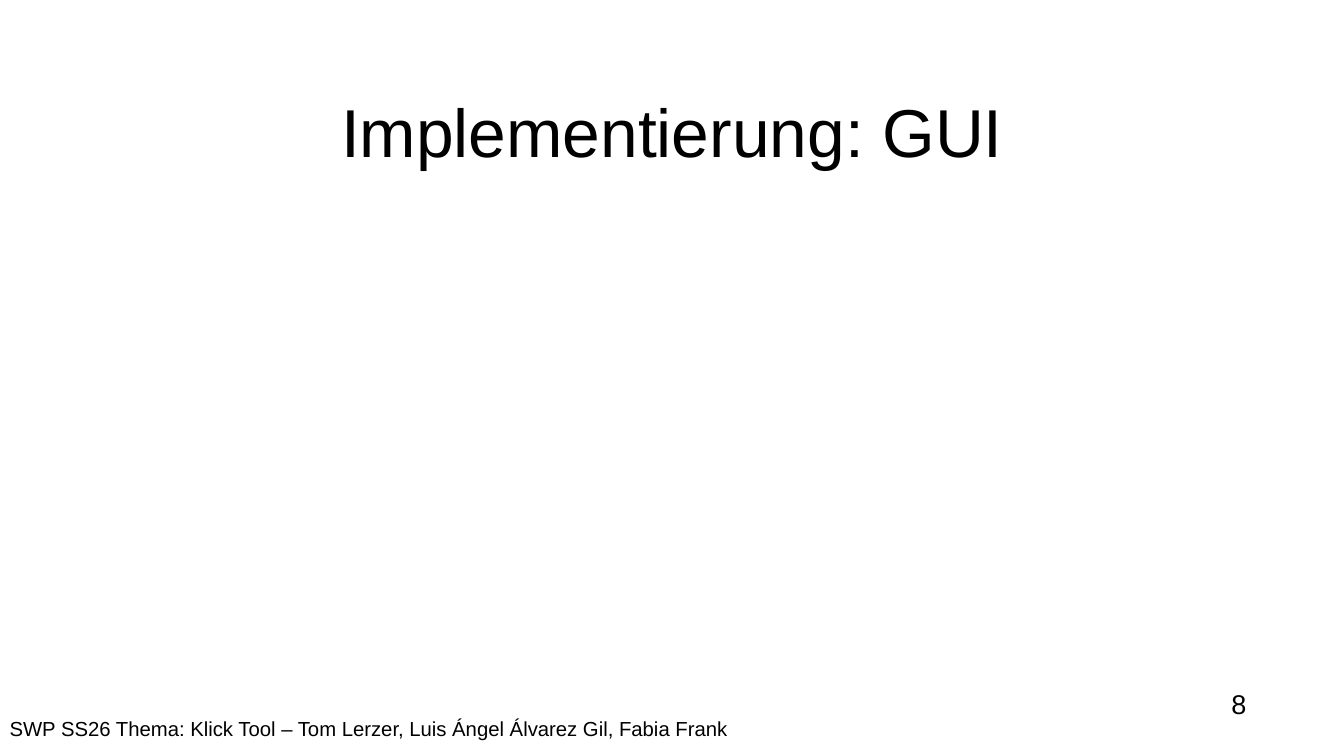
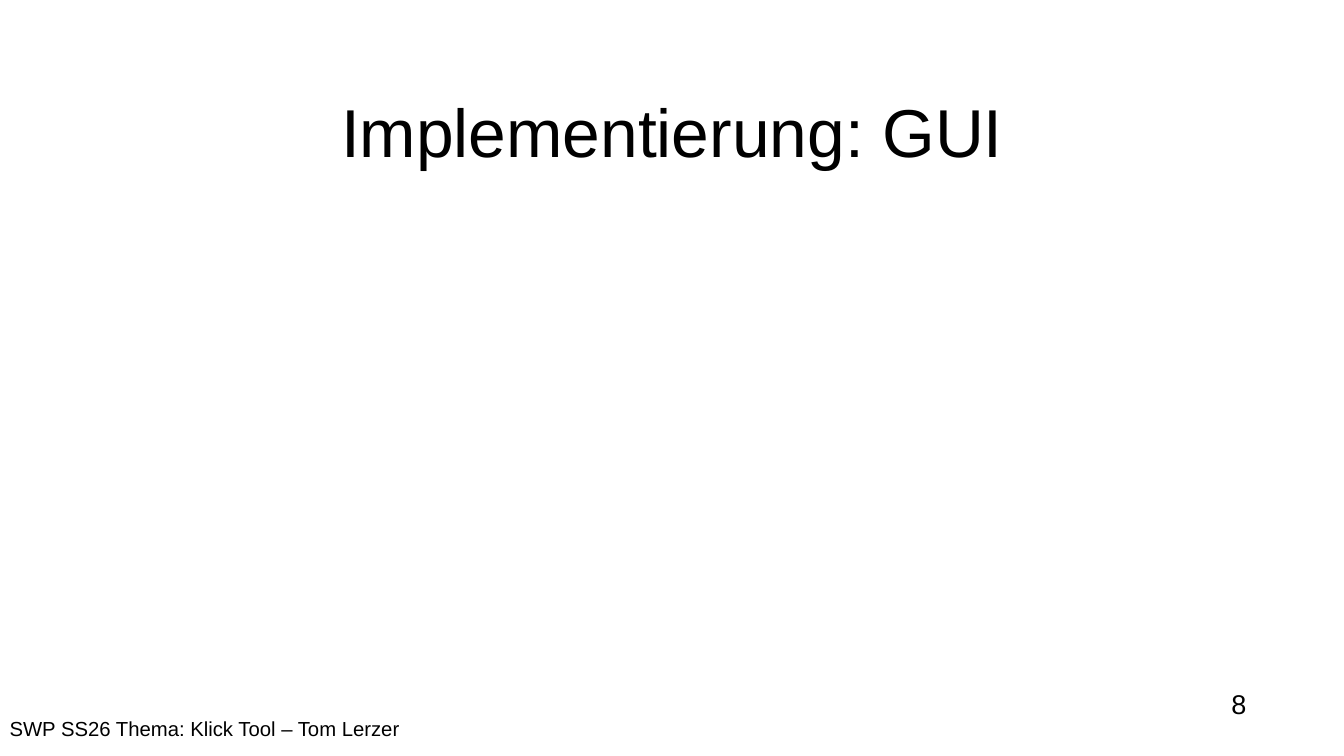
Before and after one commit to JMUWRobotics/3DTK, a slide deck: slide 8 of doc/New_click_tool_Praesentation.odp. Drawn at 1344x756 pixels with LibreOffice and Linux fonts; fonts in the diff are those of the drawing; background and template pictures are left out. Boxes give left, top, right and bottom in pixels: in the first picture for what was removed or moved away, otherwise in the second. Text is boxed around its words. In the diff, an @@ line names an element or a change of style, - is before the commit and + after.

```diff
--- a/doc/New_click_tool_Praesentation.odp
+++ b/doc/New_click_tool_Praesentation.odp
@@ text at box(10, 721, 399, 737): text changed @@
-SWP SS26 Thema: Klick Tool – Tom Lerzer, Luis Ángel Álvarez Gil, Fabia Frank
+SWP SS26 Thema: Klick Tool – Tom Lerzer
```
Also in this commit, not shown: 8 other slides changed, 2 other files.
